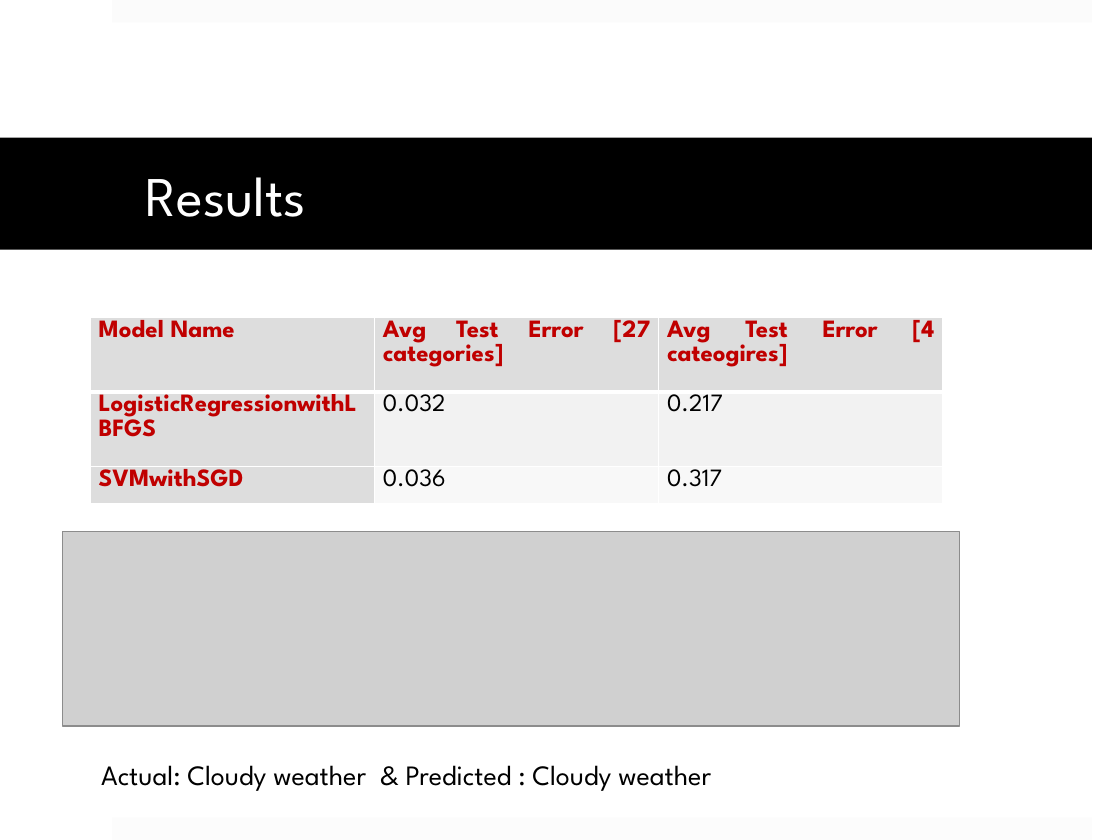
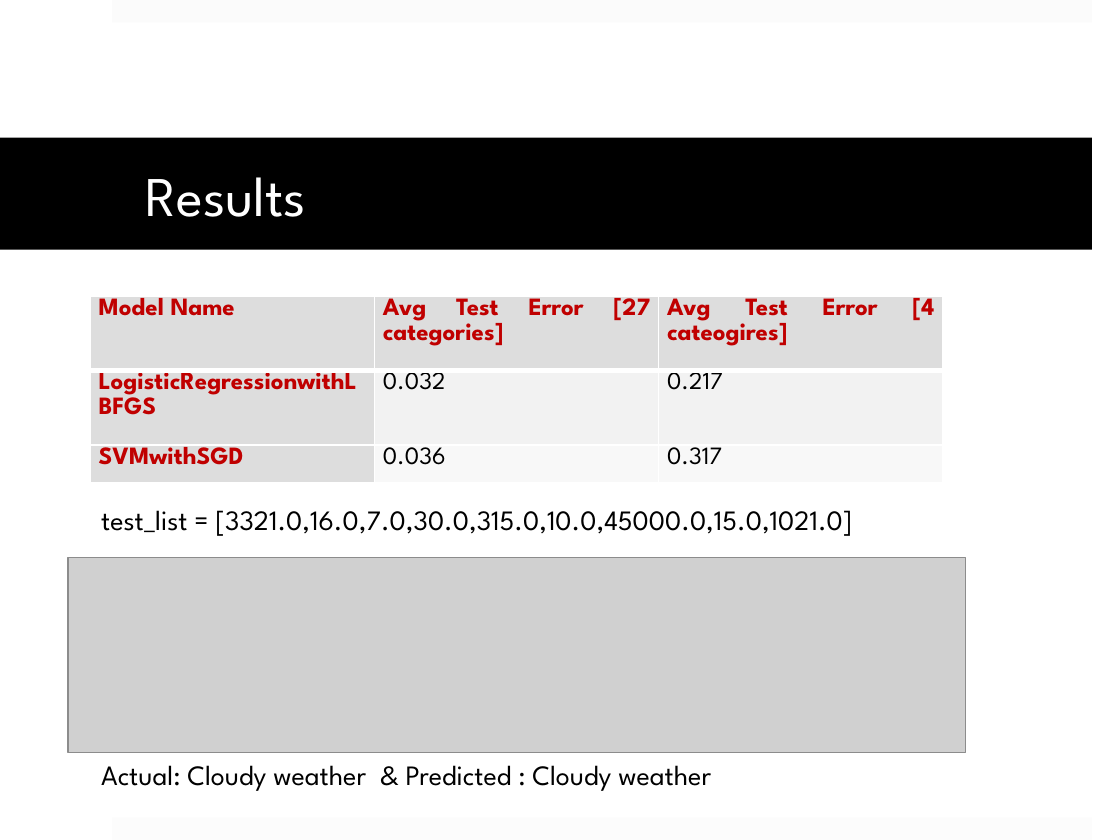
Before and after one commit to analyticsneu/CSYE7374_FinalProject, a slide deck: slide 13 of Group10_Weather_Data_Analytics/Group10_Presentation.pptx (slide 12 before the commit). Drawn at 1120x840 pixels with LibreOffice and Linux fonts; fonts in the diff are those of the drawing; grey boxes stand for pictures. Boxes give left, top, right and bottom in pixels: in the first picture for what was removed or moved away, otherwise in the second. Text is boxed around its words. In the diff, an @@ line names an element or a change of style, - is before the commit and + after.

```diff
--- a/Group10_Weather_Data_Analytics/Group10_Presentation.pptx
+++ b/Group10_Weather_Data_Analytics/Group10_Presentation.pptx
@@ table: place and size @@
-table at bbox=[91, 318, 944, 504]
+table at bbox=[91, 296, 944, 482]
@@ text added at bbox=[101, 510, 853, 536], 18 pt, text #000000 @@
+test_list = [3321.0,16.0,7.0,30.0,315.0,10.0,45000.0,15.0,1021.0]
@@ picture: place and size @@
-picture at bbox=[63, 531, 960, 726]
+picture at bbox=[68, 558, 965, 753]
```
Also in this commit, not shown: 2 other slides changed, 1 slide added, 1 other file.
